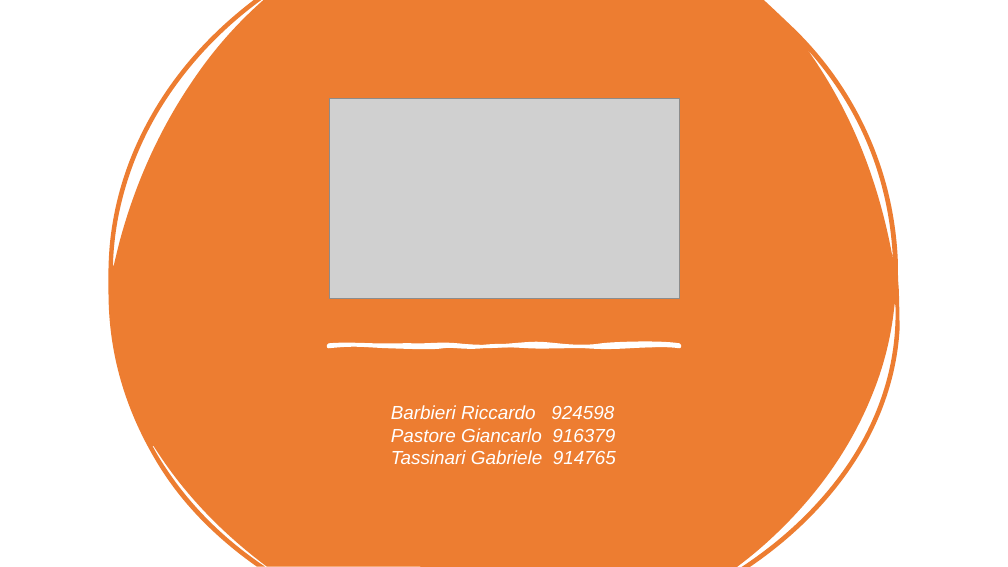
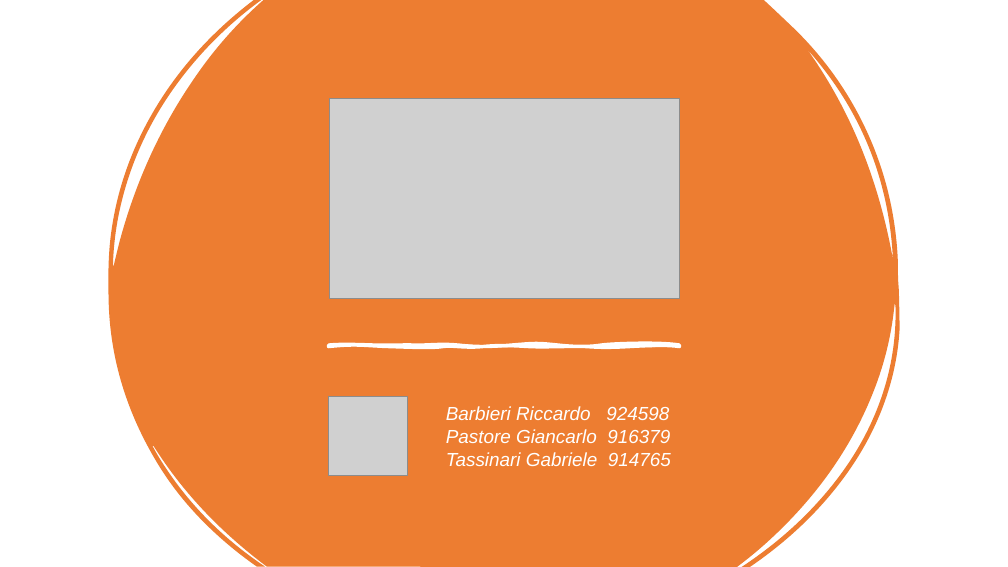
Before and after one commit to RiccardoBarbieri/iovoto, a slide deck: slide 1 of ioVoto.pptx. Drawn at 1008x567 pixels with LibreOffice and Linux fonts; fonts in the diff are those of the drawing; grey boxes stand for pictures. Boxes give left, top, right and bottom in pixels: in the first picture for what was removed or moved away, otherwise in the second. Text is boxed around its words. In the diff, an @@ line names an element or a change of style, - is before the commit and + after.

```diff
--- a/ioVoto.pptx
+++ b/ioVoto.pptx
@@ picture added at box(329, 397, 408, 476) @@
@@ text "Barbieri Riccardo 924598": place and size @@
-text "Barbieri Riccardo 924598" at box(391, 405, 616, 464)
+text "Barbieri Riccardo 924598" at box(446, 406, 671, 466)
```
Also in this commit, not shown: 9 other slides changed, 2 slides added, 1 slide removed.
